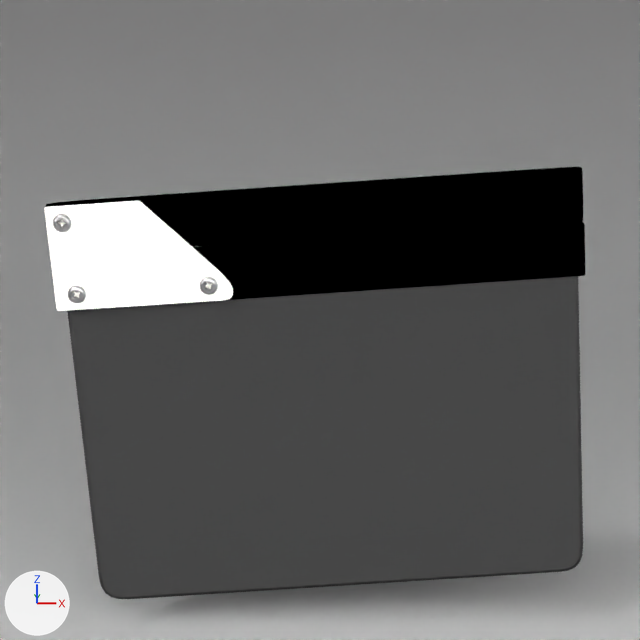
Renders of the Blender file sketch/pitivi.blend from each side of a commit.
Rendered twice from the file's camera 'Camera'. The lights are fixed; the arrows at lower left show +X, +Y and +Z.
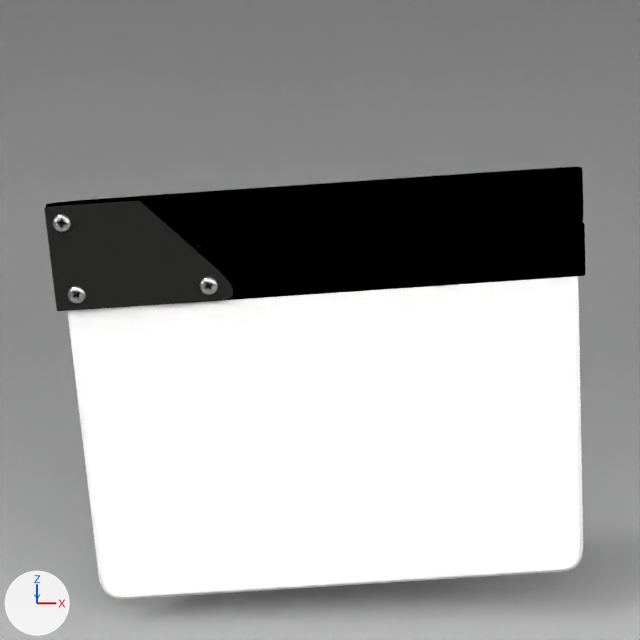
Commit message: / ‘sketch/pitivi.blend’

Changed parts and their boxes [x1, y1, x2, y2] in the pictures (640 x 640 px):
'CurveCircle', recoloured (grey to white)
    both: [67, 276, 583, 599]
'Cube', recoloured (white to black)
    both: [44, 201, 233, 311]

The change, as a diff of the scene's bpy script:
```diff
--- a/sketch/pitivi.blend.py
+++ b/sketch/pitivi.blend.py
@@ mat_blackplastic @@
 mat_blackplastic = diffuse_material('blackPlastic')
-mat_blackplastic.base_color = (0.0352, 0.0352, 0.0352)  # black #353535
+mat_blackplastic.base_color = (0.593, 0.593, 0.593)  # light grey #cacaca
@@ mat_joint @@
+mat_joint = diffuse_material('joint')
+mat_joint.base_color = (0.0122, 0.0122, 0.0116)  # black #1d1d1c
@@ me_cube @@
 me_cube.from_pydata(...)  # 98 vertices, 96 faces; spans x -0.17..2.3, y -1.31..0.1, z -0.04..0.04
-me_cube.materials.append(mat_chrome)  # white #fffff7
+me_cube.materials.append(mat_joint)  # black #1d1d1c
```
